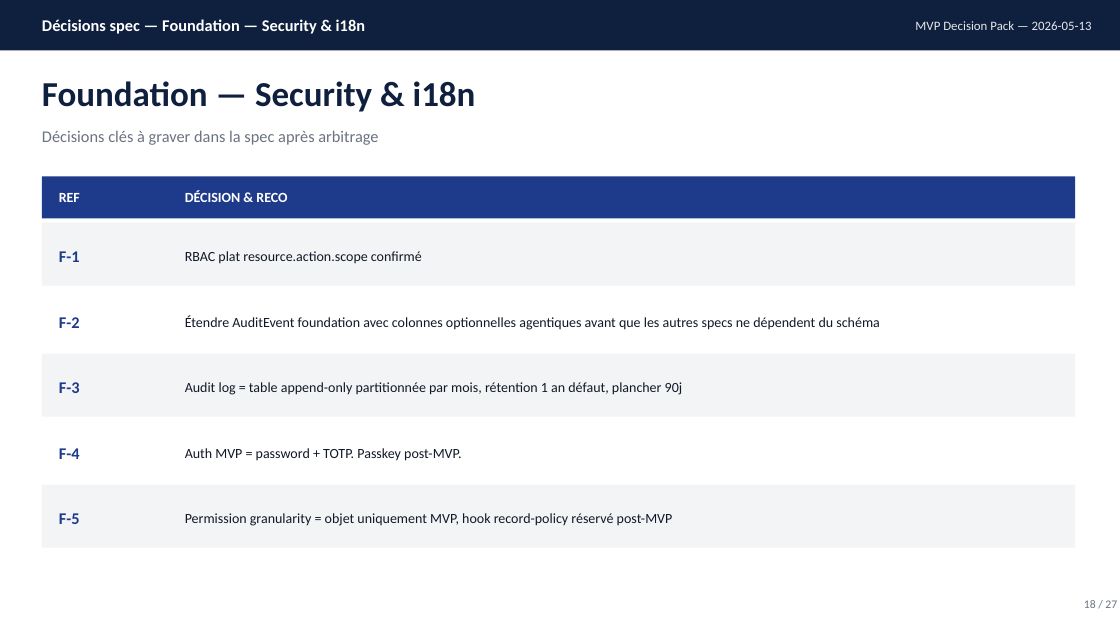
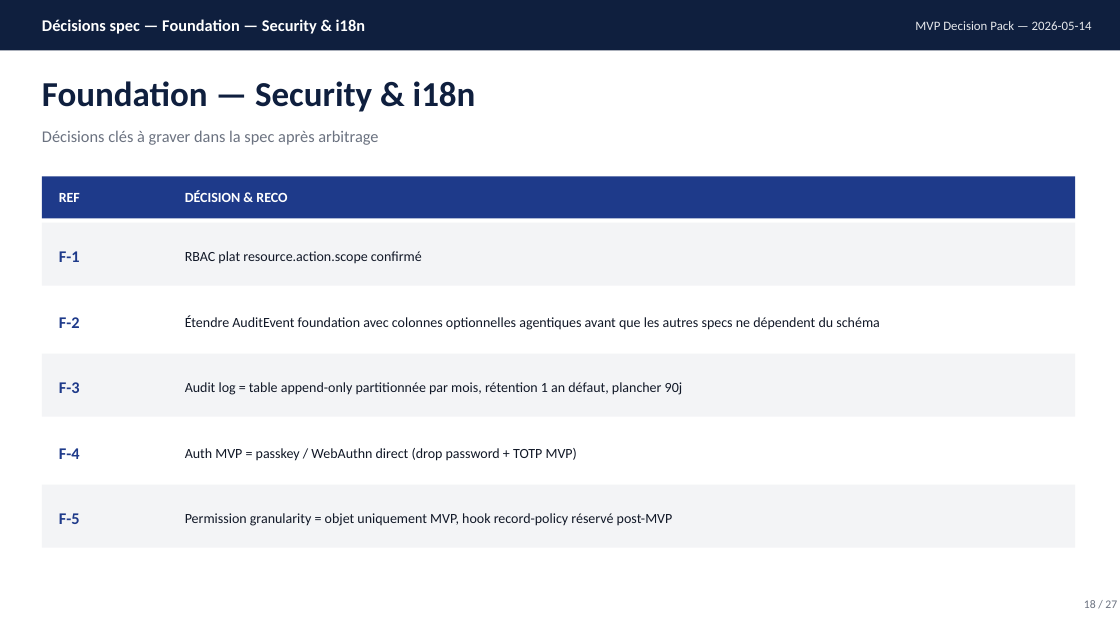
Before and after one commit to rhanka/openerp, a slide deck: slide 18 of docs/study/10-mvp-specs/decision-pack.pptx. Drawn at 1120x630 pixels with LibreOffice and Linux fonts; fonts in the diff are those of the drawing. Boxes give left, top, right and bottom in pixels: in the first picture for what was removed or moved away, otherwise in the second. Text is boxed around its words. In the diff, an @@ line names an element or a change of style, - is before the commit and + after.

Commit message:
Engrave MVP decisions arbitrated 2026-05-14 across 6 specs and decision-pack

```diff
--- a/docs/study/10-mvp-specs/decision-pack.pptx
+++ b/docs/study/10-mvp-specs/decision-pack.pptx
@@ text at [915, 21, 1092, 30]: text changed @@
-MVP Decision Pack — 2026-05-13
+MVP Decision Pack — 2026-05-14
@@ text at [185, 448, 577, 461]: text changed @@
-Auth MVP = password + TOTP. Passkey post-MVP.
+Auth MVP = passkey / WebAuthn direct (drop password + TOTP MVP)
```
Also in this commit, not shown: 25 other slides changed, 8 other files.
